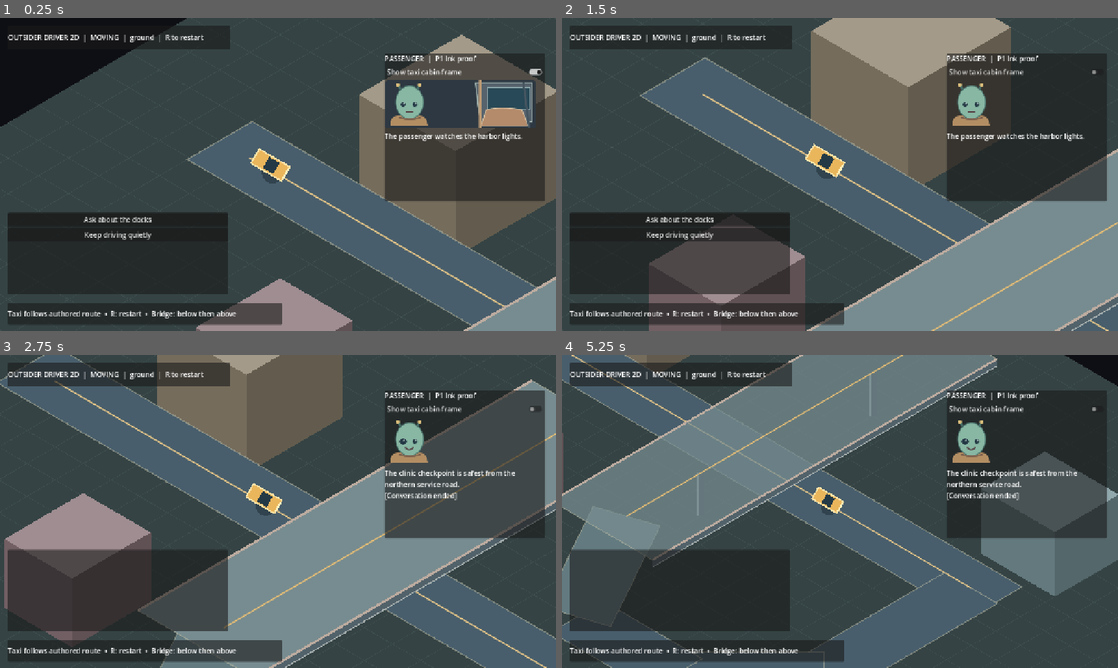
Above: before the commit, frames 1-4 (two rows, left to right).
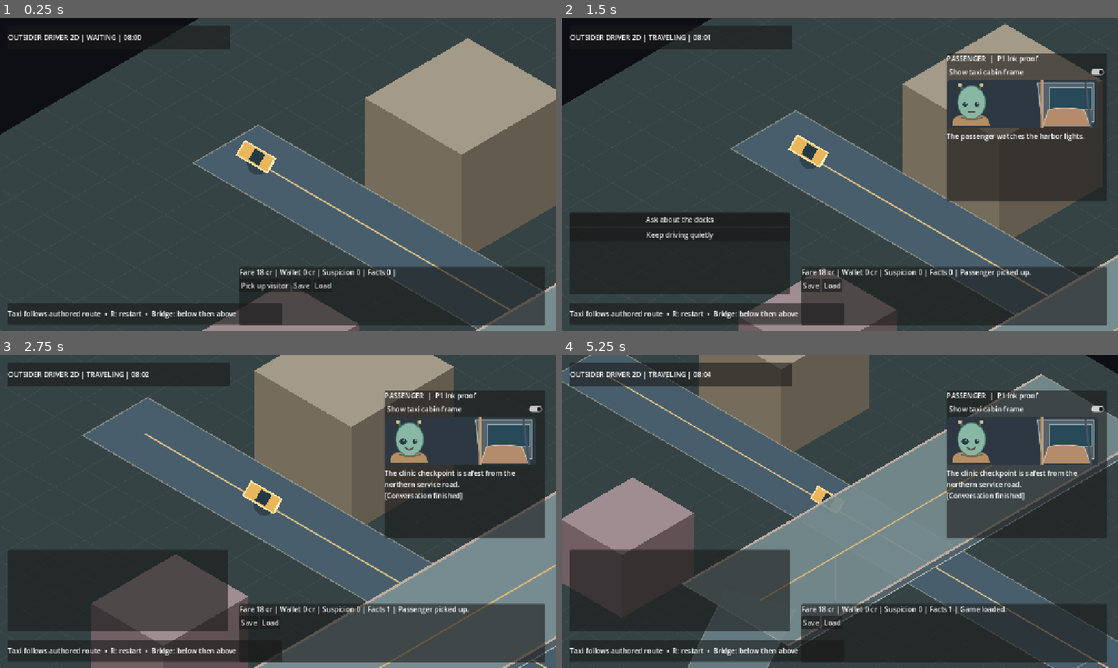
Above: after the commit, the same moments.

Repository: MohamedXIV/outsider-driver-2d
Game: Godot game, scene res://scenes/main.tscn
Same seed, same stepped clock (60 frames per second), same inputs: the game is played once before the commit and once after it.
Inputs (mouse positions are in pixels of both pictures, inside the frame that each line leads up to):
- Up to frame 1 (0.25 s): no input
- Up to frame 2 (1.5 s): click (1029, 71) at 0.5 s, where only the run before the commit has a clickable "Show taxi cabin frame"; click (828, 284) at 1.25 s, where only the run after the commit has a clickable "Pick up visitor"
- Up to frame 3 (2.75 s): click "Ask about the docks" at 2 s
- Up to frame 4 (5.25 s): click (812, 621) at 2.75 s, where only the run after the commit has a clickable "Save"; click (834, 621) at 3.5 s, where only the run after the commit has a clickable "Load"; click "Show taxi cabin frame" at 4.25 s; click "Show taxi cabin frame" at 5 s

The runs differ from the first frame. In frame 1, 36% of the frame differs, in the area x 0-100%, y 0-100%; in frame 2, 45%; in frame 3, 56%; in frame 4, 61%.

Commit message:
feat(p1): wire pickup, travel, arrival-safe dropoff and save/load into active scene

Diff:
--- a/scenes/main.tscn
+++ b/scenes/main.tscn
@@ -90,3 +90,35 @@
 
 [node name="ChoiceList" type="VBoxContainer" parent="HUD/ChoicePanel"]
 layout_mode = 2
+
+[node name="RideBar" type="PanelContainer" parent="HUD"]
+offset_left = 551.0
+offset_top = 573.0
+offset_right = 1255.0
+offset_bottom = 707.0
+
+[node name="RideContent" type="VBoxContainer" parent="HUD/RideBar"]
+layout_mode = 2
+
+[node name="RideState" type="Label" parent="HUD/RideBar/RideContent"]
+layout_mode = 2
+text = "Waiting for a shift."
+
+[node name="Actions" type="HBoxContainer" parent="HUD/RideBar/RideContent"]
+layout_mode = 2
+
+[node name="Pickup" type="Button" parent="HUD/RideBar/RideContent/Actions"]
+layout_mode = 2
+text = "Pick up visitor"
+
+[node name="Arrived" type="Button" parent="HUD/RideBar/RideContent/Actions"]
+layout_mode = 2
+text = "We've arrived"
+
+[node name="Save" type="Button" parent="HUD/RideBar/RideContent/Actions"]
+layout_mode = 2
+text = "Save"
+
+[node name="Load" type="Button" parent="HUD/RideBar/RideContent/Actions"]
+layout_mode = 2
+text = "Load"
--- a/scripts/main.gd
+++ b/scripts/main.gd
@@ -4,98 +4,179 @@
 @onready var _camera: Camera2D = $Camera2D
 @onready var _status: Label = $HUD/InfoPanel/InfoLabel
 @onready var _passenger_label: Label = $HUD/PassengerPanel/PassengerBody/PassengerText
+@onready var _passenger_panel: PanelContainer = $HUD/PassengerPanel
+@onready var _choice_panel: PanelContainer = $HUD/ChoicePanel
 @onready var _choice_list: VBoxContainer = $HUD/ChoicePanel/ChoiceList
 @onready var _portrait: PassengerPresenter = $HUD/PassengerPanel/PassengerBody/AvatarCanvas
 @onready var _frame_toggle: CheckButton = $HUD/PassengerPanel/PassengerBody/FrameToggle
+@onready var _ride_state: Label = $HUD/RideBar/RideContent/RideState
+@onready var _pickup_button: Button = $HUD/RideBar/RideContent/Actions/Pickup
+@onready var _arrival_button: Button = $HUD/RideBar/RideContent/Actions/Arrived
+@onready var _save_button: Button = $HUD/RideBar/RideContent/Actions/Save
+@onready var _load_button: Button = $HUD/RideBar/RideContent/Actions/Load
 
+const STORY_PATH: String = "res://stories/p1_probe.ink.json"
 const PRESENTATION_PREFS: String = "user://passenger_presentation.cfg"
 
-const INK_PROBE_PATH: String = "res://stories/p1_probe.ink.json"
+var _session: GameSession
 var _ink: InkBridge
-
-var _ride: TaxiRide
+var _notice: String = ""
 
 
 func _ready() -> void:
 	_initialize_presentation()
+	_pickup_button.pressed.connect(_on_pickup)
+	_arrival_button.pressed.connect(_on_arrived)
+	_save_button.pressed.connect(_on_save)
+	_load_button.pressed.connect(_on_load)
 	_restart()
-	# Godot is still registering children inside _ready. Ink's singleton is
-	# created only after the scene tree completes this initialization pass.
-	call_deferred("_start_ink")
 
 
 func _process(delta: float) -> void:
-	_ride.advance(delta)
-	var taxi_position: Vector3 = _ride.world_position()
-	var heading: Vector2 = _ride.screen_heading()
-	_world.taxi_world = taxi_position
+	_session.advance(delta)
+	var taxi_world: Vector3 = _session.ride.world_position()
+	var heading: Vector2 = _session.ride.screen_heading()
+	_world.taxi_world = taxi_world
 	_world.taxi_heading = heading
 	_world.queue_redraw()
-
-	# Camera look-ahead follows movement, but shows more context around the crossing.
-	var destination: Vector2 = IsoProjection.project(taxi_position) + heading * 80.0
+	var destination: Vector2 = IsoProjection.project(taxi_world) + heading * 80.0
 	var follow: float = 1.0 - exp(-delta * 2.8)
 	_camera.position = _camera.position.lerp(destination, follow)
-	var crossing_distance: float = Vector2(taxi_position.x - 2.0, taxi_position.z).length()
-	var target_zoom: float = 1.18 if crossing_distance < 5.0 or taxi_position.y > 0.05 else 1.45
+	var crossing_distance: float = Vector2(taxi_world.x - 2.0, taxi_world.z).length()
+	var target_zoom: float = 1.18 if crossing_distance < 5.0 or taxi_world.y > 0.05 else 1.45
 	_camera.zoom = _camera.zoom.lerp(Vector2.ONE * target_zoom, follow)
-
-	var height_label: String = "elevated" if taxi_position.y > 0.5 else "ground"
-	var state: String = "ARRIVED" if _ride.is_finished() else "MOVING"
-	_status.text = "OUTSIDER DRIVER 2D  |  %s  |  %s  |  R to restart" % [state, height_label]
+	_refresh_ui()
 
 
 func _unhandled_input(event: InputEvent) -> void:
 	if event is InputEventKey and event.pressed and not event.echo and event.keycode == KEY_R:
 		_restart()
-		_start_ink()
 
 
-func _start_ink() -> void:
-	var story_json: String = FileAccess.get_file_as_string(INK_PROBE_PATH)
+func _restart() -> void:
+	_session = GameSession.new()
+	_ink = null
+	_notice = ""
+	_passenger_label.text = "Pick up the visitor to begin."
+	_portrait.set_expression("neutral")
+	_camera.position = IsoProjection.project(_session.ride.world_position())
+	_refresh_ui()
+	if OS.has_feature("web"):
+		JavaScriptBridge.eval("document.documentElement.dataset.ridePhase='waiting'", true)
+
+
+func _on_pickup() -> void:
+	if not _session.pickup():
+		return
+	_notice = "Passenger picked up."
+	_start_ink()
+	_refresh_ui()
+
+
+func _start_ink(saved: Dictionary = {}) -> void:
+	var story_json: String = FileAccess.get_file_as_string(STORY_PATH)
 	if story_json.is_empty():
-		_passenger_label.text = "Compiled Ink is missing. Compile stories/p1_probe.ink first."
+		_passenger_label.text = "Missing authored Ink story."
 		return
 	_ink = InkBridge.new()
 	if not _ink.open_compiled(story_json, get_tree()):
-		_passenger_label.text = "Could not load the Ink story."
+		_passenger_label.text = "Ink runtime could not load."
 		return
-	_portrait.set_expression("neutral")
-	_show_ink(_ink.advance())
+	if not saved.is_empty() and _ink.restore_snapshot(saved):
+		_show_ink(_ink.current_frame())
+	else:
+		_show_ink(_ink.advance())
 	if OS.has_feature("web"):
 		JavaScriptBridge.eval("document.documentElement.dataset.inkReady='true'", true)
 
 
-func _show_ink(line: Dictionary) -> void:
-	_passenger_label.text = str(line["text"])
+func _show_ink(frame: Dictionary) -> void:
+	_passenger_label.text = str(frame["text"])
 	for child in _choice_list.get_children():
 		child.queue_free()
-	var options: Array = line["choices"]
-	for i in range(options.size()):
+	var options: Array = frame["choices"]
+	for index in range(options.size()):
 		var button: Button = Button.new()
-		button.text = str(options[i])
-		button.pressed.connect(_on_choice.bind(i))
+		button.text = str(options[index])
+		button.pressed.connect(_on_choice.bind(index))
 		_choice_list.add_child(button)
-	if options.is_empty() and bool(line["ended"]):
-		_passenger_label.text += "\n[Conversation ended]"
+	if options.is_empty() and bool(frame["ended"]):
+		_passenger_label.text += "\n[Conversation finished]"
 
 
 func _on_choice(index: int) -> void:
-	var consequence: Dictionary = _ink.choose(index)
-	_show_ink(consequence)
-	var tags: Array = consequence["tags"]
-	if tags.has("fact:docks-route"):
+	if _ink == null:
+		return
+	var result: Dictionary = _ink.choose(index)
+	_session.apply_story_tags("first-ride:passenger-choice", result["tags"])
+	_show_ink(result)
+	if result["tags"].has("fact:docks-route"):
 		_portrait.set_expression("curious")
-	elif tags.has("suspicion:1"):
+	elif result["tags"].has("suspicion:1"):
 		_portrait.set_expression("uneasy")
+	_refresh_ui()
 	if OS.has_feature("web"):
 		JavaScriptBridge.eval("document.documentElement.dataset.inkChoice='selected'", true)
 
 
+func _on_arrived() -> void:
+	if not _session.drop_off():
+		return
+	_notice = "We've arrived. Fare paid once."
+	_refresh_ui()
+	_on_save()
+	if OS.has_feature("web"):
+		JavaScriptBridge.eval("document.documentElement.dataset.ridePhase='completed'", true)
+
+
+func _on_save() -> void:
+	var ink_state: Dictionary = _ink.snapshot() if _ink != null else {}
+	_notice = "Game saved." if RideSave.save(_session, ink_state) else "Save failed."
+	_refresh_ui()
+
+
+func _on_load() -> void:
+	var payload: Dictionary = RideSave.load()
+	if payload.is_empty():
+		_notice = "No valid v1 save exists."
+		return
+	var restored: GameSession = GameSession.new()
+	if not restored.restore_snapshot(payload["game"]):
+		_notice = "Save contains an invalid ride."
+		return
+	_session = restored
+	_ink = null
+	if _session.phase != GameSession.RidePhase.WAITING:
+		_start_ink(payload["ink"])
+	_notice = "Game loaded."
+	_camera.position = IsoProjection.project(_session.ride.world_position())
+	_refresh_ui()
+
+
+func _refresh_ui() -> void:
+	_pickup_button.visible = _session.phase == GameSession.RidePhase.WAITING
+	_arrival_button.visible = _session.phase == GameSession.RidePhase.ARRIVED
+	_passenger_panel.visible = _session.phase != GameSession.RidePhase.WAITING
+	_choice_panel.visible = _session.phase == GameSession.RidePhase.TRAVELING \
+			or _session.phase == GameSession.RidePhase.ARRIVED
+	var status_text: String = ["WAITING", "TRAVELING", "ARRIVED", "COMPLETED"][int(_session.phase)]
+	var minute_of_day: int = int(_session.world_minutes) % 1440
+	_status.text = "OUTSIDER DRIVER 2D | %s | %02d:%02d" % [
+		status_text, minute_of_day / 60, minute_of_day % 60
+	]
+	_ride_state.text = "Fare %d cr | Wallet %d cr | Suspicion %d | Facts %d | %s" % [
+		GameSession.FARE_CREDITS, _session.credits, _session.suspicion,
+		_session.known_facts.size(), _notice
+	]
+	if OS.has_feature("web"):
+		var phase_name: String = status_text.to_lower()
+		JavaScriptBridge.eval("document.documentElement.dataset.ridePhase='%s'" % phase_name, true)
+
+
 func _initialize_presentation() -> void:
-	var settings: ConfigFile = ConfigFile.new()
-	settings.load(PRESENTATION_PREFS)
-	var framed: bool = bool(settings.get_value("passenger", "framed", true))
+	var config: ConfigFile = ConfigFile.new()
+	config.load(PRESENTATION_PREFS)
+	var framed: bool = bool(config.get_value("passenger", "framed", true))
 	_frame_toggle.set_pressed_no_signal(framed)
 	_portrait.set_framed(framed)
 	_frame_toggle.toggled.connect(_on_frame_toggled)
@@ -104,11 +185,10 @@
 
 func _on_frame_toggled(framed: bool) -> void:
 	_portrait.set_framed(framed)
-	var settings: ConfigFile = ConfigFile.new()
-	settings.set_value("passenger", "framed", framed)
-	var result: Error = settings.save(PRESENTATION_PREFS)
-	if result != OK:
-		push_warning("Passenger presentation preferences could not be saved.")
+	var config: ConfigFile = ConfigFile.new()
+	config.set_value("passenger", "framed", framed)
+	if config.save(PRESENTATION_PREFS) != OK:
+		push_warning("Passenger presentation preference could not be saved.")
 	_publish_frame_mode(framed)
 
 
@@ -116,22 +196,3 @@
 	if OS.has_feature("web"):
 		var value: String = "framed" if framed else "avatar"
 		JavaScriptBridge.eval("document.documentElement.dataset.cabinFrame='%s'" % value, true)
-
-
-func _restart() -> void:
-	var points: Array[Vector3] = [
-		Vector3(-10, 0, 0),
-		Vector3(-2, 0, 0),
-		Vector3(3, 0, 0),  # Cross under elevated road at x=2.
-		Vector3(10, 0, 0),
-		Vector3(10, 0, 6),
-		Vector3(7, 0, 9),
-		Vector3(3, 0, 9),
-		Vector3(2, 1, 6),  # Authored ramp from level 0 to level 1.
-		Vector3(2, 1, -6), # Cross above the same ground road.
-	]
-	_ride = TaxiRide.new(points)
-	_world.taxi_world = _ride.world_position()
-	_world.taxi_heading = _ride.screen_heading()
-	_world.queue_redraw()
-	_camera.position = IsoProjection.project(_ride.world_position())
